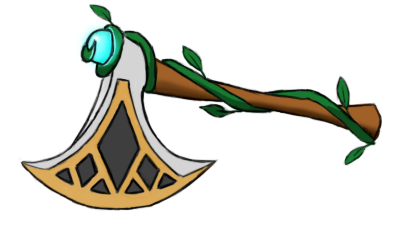
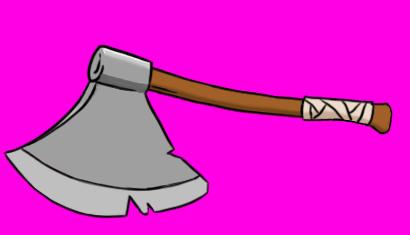
Layered file, before and after one edit (410 × 235). Changes by layer:
hid group "Eternal" (3 layers) over bbox(0, 0, 410, 235)
showed group "Heirloom" (3 layers) over bbox(0, 0, 410, 235)
painted on "Layer 7" over bbox(5, 43, 395, 222)
showed "Background", painted on it over bbox(0, 0, 410, 235)
